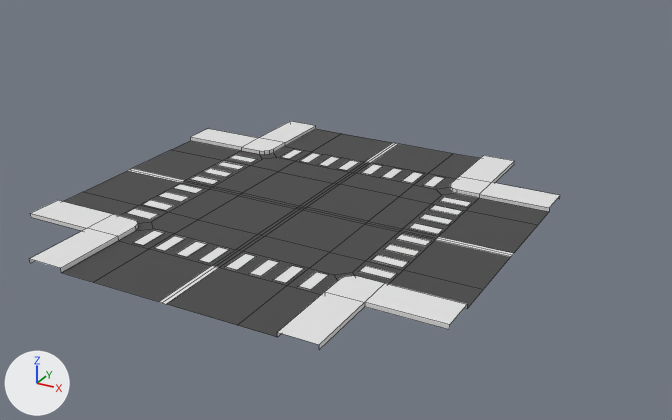
Before and after pictures for a commit that changed the FBX model Assets/Loading Games/Toon City Pack/Models/Infrastructure/Roads-Streets-Highways/two-lane-intersaction.fbx.
One viewpoint serves both versions: a 50 mm camera at (16.9, -36.4, 14.2) aimed at (-0.6, -4.6, -1.7). Lighting does not change. The marker at lower left points along +X, +Y and +Z. Mesh edges are drawn as thin lines. Where no turn or scale is listed for an object, it has been applied to the vertices.

Before the edit, the objects in view are built like this:
```python
me_plane_001 = bpy.data.meshes.new('Plane.001')
me_plane_001.from_pydata(...)  # 437 vertices, 328 faces; spans x -8.4..8.4, y -16.8..0.0, z -0.1..0.1
# faces by material slot: [80, 248]
me_plane_001.materials.append(mat_road_street_mat)  # dark grey #474747
me_plane_001.materials.append(mat_main_color_palette_mat)  # its picture is missing
ob_two_lane_intersaction = bpy.data.objects.new('two-lane-intersaction', me_plane_001)
ob_two_lane_intersaction.location = (0.0, 0.0, 0.0)
```
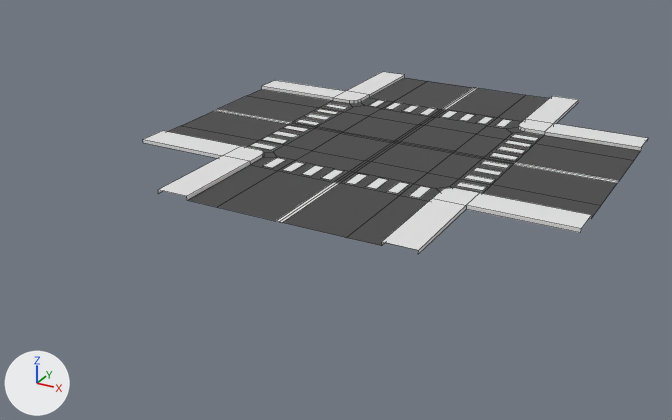
Location of each change, (x1, y1, x2, y2) in pixels of the pictures (672 x 420 px; the box of a moved part takes in the faces that stretch with it):
'two-lane-intersaction', reshaped (20% shorter): before (29, 121, 560, 350); after (143, 72, 648, 254)
part 1 of me_plane_001, moved or reshaped: before (198, 246, 230, 263); after (321, 169, 345, 180)
part 2 of me_plane_001, moved or reshaped: before (176, 241, 207, 257); after (302, 165, 325, 176)
part 3 of me_plane_001, moved or reshaped: before (155, 235, 186, 251); after (282, 161, 306, 172)
part 4 of me_plane_001, moved or reshaped: before (133, 230, 164, 246); after (264, 158, 287, 168)
part 5 of me_plane_001, moved or reshaped: before (127, 208, 159, 219); after (250, 143, 277, 150)
part 6 of me_plane_001, moved or reshaped: before (142, 200, 174, 211); after (261, 136, 289, 144)
part 7 of me_plane_001, moved or reshaped: before (158, 192, 189, 202); after (273, 131, 299, 138)
part 8 of me_plane_001, moved or reshaped: before (173, 184, 204, 194); after (284, 125, 309, 132)
part 9 of me_plane_001, moved or reshaped: before (225, 253, 256, 270); after (345, 174, 368, 185)
part 10 of me_plane_001, moved or reshaped: before (249, 259, 280, 277); after (366, 178, 389, 189)
part 11 of me_plane_001, moved or reshaped: before (273, 265, 304, 284); after (386, 182, 410, 194)
part 12 of me_plane_001, moved or reshaped: before (298, 272, 329, 290); after (408, 186, 431, 198)
part 13 of me_plane_001, moved or reshaped: before (359, 265, 397, 280); after (455, 182, 487, 191)
part 14 of me_plane_001, moved or reshaped: before (372, 255, 409, 268); after (464, 174, 495, 184)
part 15 of me_plane_001, moved or reshaped: before (384, 244, 420, 257); after (473, 167, 503, 176)
part 16 of me_plane_001, moved or reshaped: before (396, 234, 431, 246); after (481, 160, 510, 169)
part 17 of me_plane_001, moved or reshaped: before (337, 160, 360, 171); after (419, 107, 437, 115)
part 18 of me_plane_001, moved or reshaped: before (318, 156, 341, 167); after (402, 105, 420, 113)
part 19 of me_plane_001, moved or reshaped: before (299, 153, 322, 163); after (385, 102, 403, 110)
part 20 of me_plane_001, moved or reshaped: before (281, 149, 303, 159); after (368, 100, 386, 107)
part 21 of me_plane_001, moved or reshaped: before (230, 155, 257, 163); after (324, 104, 348, 110)
part 22 of me_plane_001, moved or reshaped: before (217, 161, 245, 170); after (315, 108, 339, 115)
part 23 of me_plane_001, moved or reshaped: before (203, 168, 232, 177); after (305, 114, 331, 120)
part 24 of me_plane_001, moved or reshaped: before (190, 175, 220, 185); after (295, 119, 321, 125)

What changed in the scene script:
```text
Change me_plane_001:
    remove me_plane_001.from_pydata(...)  # 437 vertices, 328 faces; spans x -8.4..8.4, y -16.8..0.0, z -0.1..0.1
    add me_plane_001.from_pydata(...)  # 437 vertices, 328 faces; spans x -10.0..10.0, y -10.0..10.0, z 0.0..0.2
    me_plane_001 part 1: the loose piece of 8 vertices spanning x -0.8..-0.3, y -13.9..-12.7, z -0.1..0.0 is moved by (0.0, 8.4, 0.1)
    me_plane_001 part 2: the loose piece of 8 vertices spanning x -1.7..-1.3, y -13.9..-12.7, z -0.1..0.0 is moved by (0.0, 8.4, 0.1)
    me_plane_001 part 3: the loose piece of 8 vertices spanning x -2.7..-2.2, y -13.9..-12.7, z -0.1..0.0 is moved by (0.0, 8.4, 0.1)
    me_plane_001 part 4: the loose piece of 8 vertices spanning x -3.6..-3.1, y -13.9..-12.7, z -0.1..0.0 is moved by (0.0, 8.4, 0.1)
    me_plane_001 part 5: the loose piece of 8 vertices spanning x -5.5..-4.4, y -12.0..-11.5, z -0.1..0.0 is moved by (0.0, 8.4, 0.1)
    me_plane_001 part 6: the loose piece of 8 vertices spanning x -5.5..-4.4, y -11.1..-10.6, z -0.1..0.0 is moved by (0.0, 8.4, 0.1)
    me_plane_001 part 7: the loose piece of 8 vertices spanning x -5.5..-4.4, y -10.1..-9.7, z -0.1..0.0 is moved by (0.0, 8.4, 0.1)
    me_plane_001 part 8: the loose piece of 8 vertices spanning x -5.5..-4.4, y -9.2..-8.7, z -0.1..0.0 is moved by (0.0, 8.4, 0.1)
    me_plane_001 part 9: the loose piece of 8 vertices spanning x 0.3..0.8, y -13.9..-12.7, z -0.1..0.0 is moved by (0.0, 8.4, 0.1)
    me_plane_001 part 10: the loose piece of 8 vertices spanning x 1.3..1.7, y -13.9..-12.7, z -0.1..0.0 is moved by (0.0, 8.4, 0.1)
    me_plane_001 part 11: the loose piece of 8 vertices spanning x 2.2..2.7, y -13.9..-12.7, z -0.1..0.0 is moved by (0.0, 8.4, 0.1)
    me_plane_001 part 12: the loose piece of 8 vertices spanning x 3.1..3.6, y -13.9..-12.7, z -0.1..0.0 is moved by (0.0, 8.4, 0.1)
    me_plane_001 part 13: the loose piece of 8 vertices spanning x 4.4..5.5, y -12.0..-11.5, z -0.1..0.0 is moved by (0.0, 8.4, 0.1)
    me_plane_001 part 14: the loose piece of 8 vertices spanning x 4.4..5.5, y -11.1..-10.6, z -0.1..0.0 is moved by (0.0, 8.4, 0.1)
    me_plane_001 part 15: the loose piece of 8 vertices spanning x 4.4..5.5, y -10.1..-9.7, z -0.1..0.0 is moved by (0.0, 8.4, 0.1)
    me_plane_001 part 16: the loose piece of 8 vertices spanning x 4.4..5.5, y -9.2..-8.7, z -0.1..0.0 is moved by (0.0, 8.4, 0.1)
    me_plane_001 part 17: the loose piece of 8 vertices spanning x -0.8..-0.3, y -4.1..-2.9, z -0.1..0.0 is moved by (0.0, 8.4, 0.1)
    me_plane_001 part 18: the loose piece of 8 vertices spanning x -1.7..-1.3, y -4.1..-2.9, z -0.1..0.0 is moved by (0.0, 8.4, 0.1)
    me_plane_001 part 19: the loose piece of 8 vertices spanning x -2.7..-2.2, y -4.1..-2.9, z -0.1..0.0 is moved by (0.0, 8.4, 0.1)
    me_plane_001 part 20: the loose piece of 8 vertices spanning x -3.6..-3.1, y -4.1..-2.9, z -0.1..0.0 is moved by (0.0, 8.4, 0.1)
    me_plane_001 part 21: the loose piece of 8 vertices spanning x -5.5..-4.4, y -5.3..-4.8, z -0.1..0.0 is moved by (0.0, 8.4, 0.1)
    me_plane_001 part 22: the loose piece of 8 vertices spanning x -5.5..-4.4, y -6.2..-5.7, z -0.1..0.0 is moved by (0.0, 8.4, 0.1)
    me_plane_001 part 23: the loose piece of 8 vertices spanning x -5.5..-4.4, y -7.2..-6.7, z -0.1..0.0 is moved by (0.0, 8.4, 0.1)
    me_plane_001 part 24: the loose piece of 8 vertices spanning x -5.5..-4.4, y -8.1..-7.6, z -0.1..0.0 is moved by (0.0, 8.4, 0.1)
    me_plane_001 part 25: all 13 vertices in x -8.4, y -14.0..-2.8, z -0.1..0.1 are moved by (-1.6, 8.4, 0.1)
    me_plane_001 part 26: all 13 vertices in x -5.6..5.6, y -16.8, z -0.1..0.1 are moved by (0.0, 6.8, 0.1)
    me_plane_001 part 27: 142 of the vertices in x -5.6..5.6, y -8.6..-2.8, z -0.1..0.1 are moved by (0.0, 8.4, 0.1)
    me_plane_001 part 28: 51 of the vertices in x -5.6..5.6, y -14.0..-11.2, z -0.1..0.1 are moved by (0.0, 8.4, 0.1)
    me_plane_001 part 29: all 13 vertices in x -5.6..5.6, y 0.0, z -0.1..0.1 are moved by (0.0, 10.0, 0.1)
    me_plane_001 part 30: all 13 vertices in x 8.4, y -14.0..-2.8, z -0.1..0.1 are moved by (1.6, 8.4, 0.1)
```
